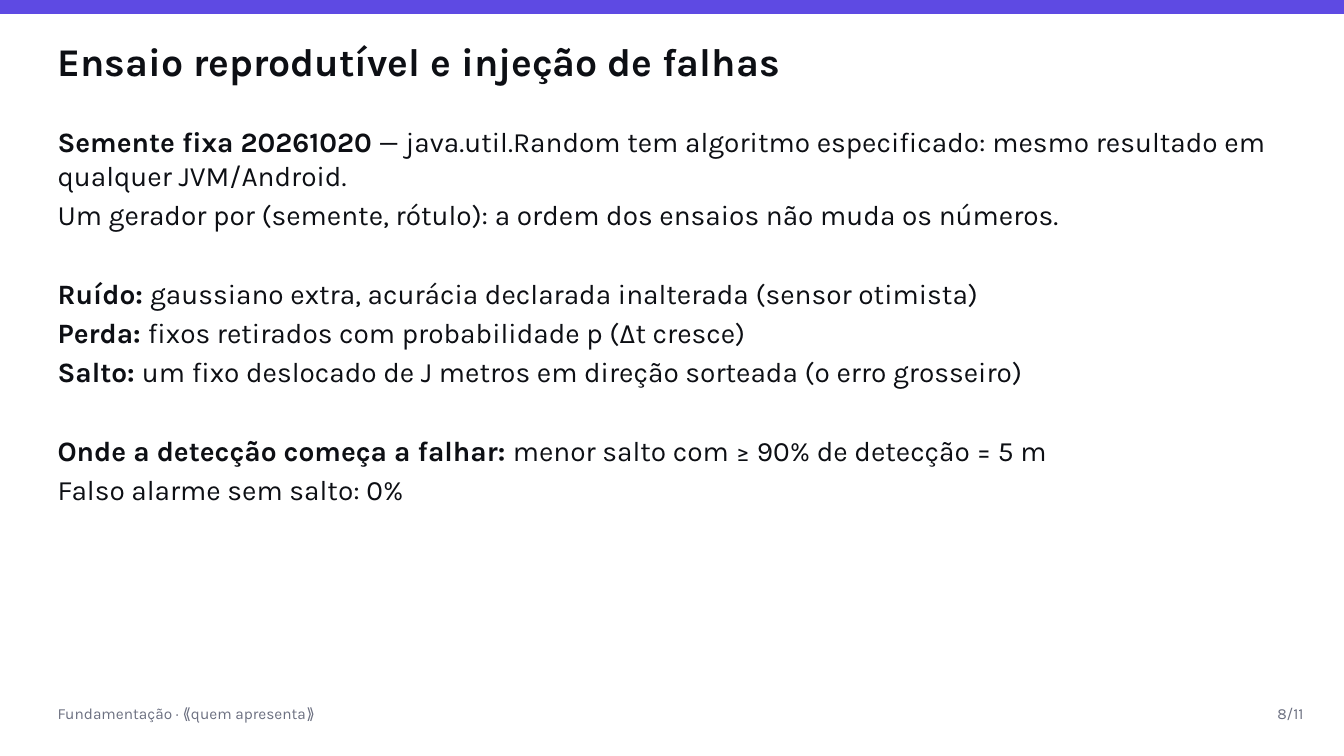
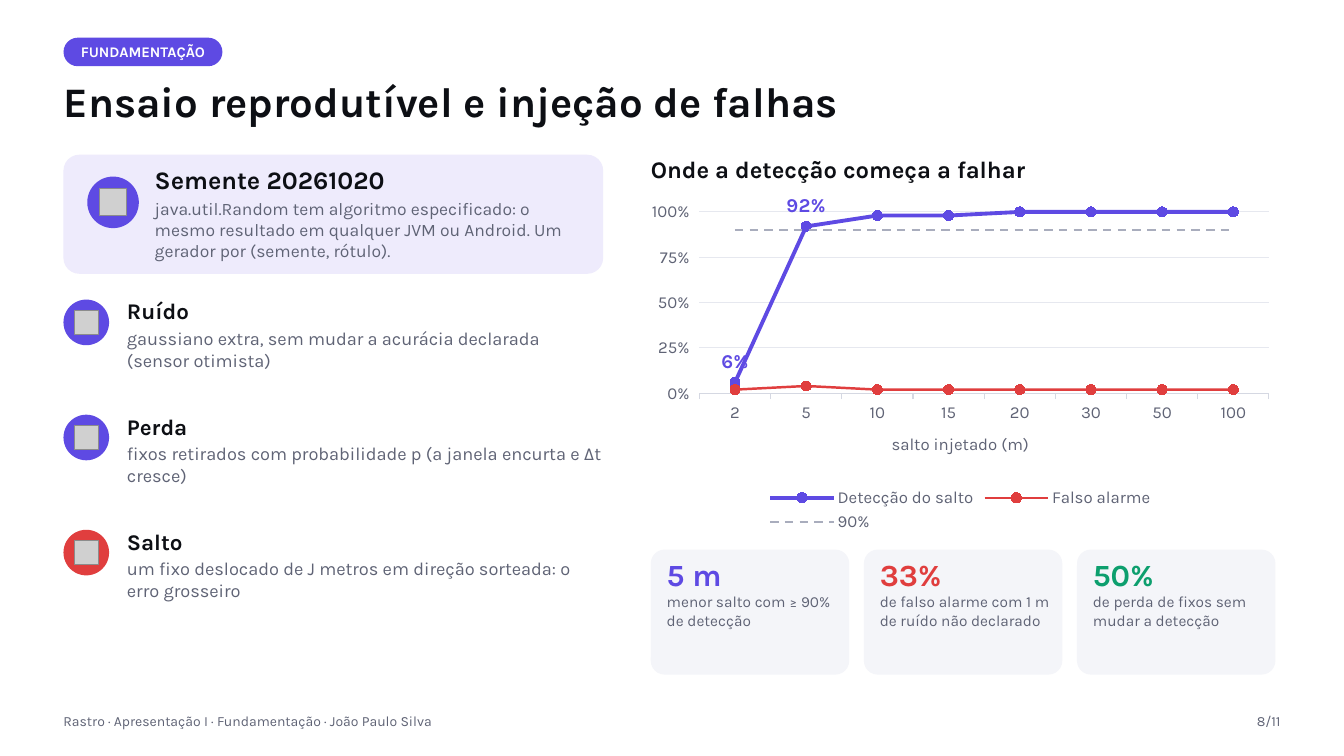
Before and after one commit to AlphaFNTZ/rastro, a slide deck: slide 8 of docs/presentations/apresentacao_I_AV1.pptx. Drawn at 1344x756 pixels with LibreOffice and Linux fonts; fonts in the diff are those of the drawing; grey boxes stand for pictures. Boxes give left, top, right and bottom in pixels: in the first picture for what was removed or moved away, otherwise in the second. Text is boxed around its words. In the diff, an @@ line names an element or a change of style, - is before the commit and + after.

```diff
--- a/docs/presentations/apresentacao_I_AV1.pptx
+++ b/docs/presentations/apresentacao_I_AV1.pptx
@@ rectangle removed at [0,0,1344,14] @@
@@ rounded rectangle added at [64,37,223,66], fill #5E4AE3 @@
@@ text added at [81,44,205,60], 10.5 pt, text #FFFFFF, bold @@
+FUNDAMENTAÇÃO
@@ text "Ensaio reprodutível e injeção de ...": place and size @@
-text "Ensaio reprodutível e injeção de ..." at [58,45,780,86]
+text "Ensaio reprodutível e injeção de ..." at [63,84,838,128]
@@ text "Ensaio reprodutível e injeção de ..." at [63,84,838,128]: size 28 to 30 pt; less space between paragraphs @@
@@ text removed at [58,132,1265,501] @@
-Semente fixa 20261020 — java.util.Random tem algoritmo especificado: mesmo resultado em qualquer JVM/Android.
-Um gerador por (semente, rótulo): a ordem dos ensaios não muda os números.
-Ruído: gaussiano extra, acurácia declarada inalterada (sensor otimista)
-Perda: fixos retirados com probabilidade p (Δt cresce)
-Salto: um fixo deslocado de J metros em direção sorteada (o erro grosseiro)
-Onde a detecção começa a falhar: menor salto com ≥ 90% de detecção = 5 m
-Falso alarme sem salto: 0%
@@ rounded rectangle added at [64,155,603,274], fill #EEEBFC @@
@@ ellipse added at [88,176,139,228], fill #5E4AE3 @@
@@ text added at [155,172,562,261], 12.5 pt, text #5F6375 @@
+Semente 20261020
+java.util.Random tem algoritmo especificado: o mesmo resultado em qualquer JVM ou Android. Um gerador por (semente, rótulo).
@@ text added at [651,161,1025,183], 17 pt, text #0D0F14, bold @@
+Onde a detecção começa a falhar
@@ picture added at [100,189,127,216] @@
@@ line chart added at [639,195,1282,536] @@
+categories: 2, 5, 10, 15, 20, 30, 50, 100
+Detecção do salto: 6, 92, 98, 98, 100, 100, 100, 100
+Falso alarme: 2, 4, 2, 2, 2, 2, 2, 2
+90%: 90, 90, 90, 90, 90, 90, 90, 90
@@ ellipse added at [64,299,109,345], fill #5E4AE3 @@
@@ picture added at [75,311,99,335] @@
@@ text added at [127,301,540,369], 13 pt, text #5F6375 @@
+Ruído
+gaussiano extra, sem mudar a acurácia declarada (sensor otimista)
@@ ellipse added at [64,414,109,460], fill #5E4AE3 @@
@@ text added at [127,419,601,484], 13 pt, text #5F6375 @@
+Perda
+fixos retirados com probabilidade p (a janela encurta e Δt cresce)
@@ picture added at [75,425,99,450] @@
@@ ellipse added at [64,530,109,576], fill #E03E3E @@
@@ picture added at [75,540,99,565] @@
@@ text added at [127,562,570,602], 13 pt, text #5F6375 @@
+Salto
+um fixo deslocado de J metros em direção sorteada: o erro grosseiro
@@ rounded rectangle added at [651,549,850,675], fill #F4F5F9 @@
@@ text added at [667,566,830,629], 11 pt, text #5F6375 @@
+5 m
+menor salto com ≥ 90% de detecção
@@ rounded rectangle added at [864,549,1063,675], fill #F4F5F9 @@
@@ text added at [880,565,1049,626], 11 pt, text #5F6375 @@
+33%
+de falso alarme com 1 m de ruído não declarado
@@ rounded rectangle added at [1078,549,1276,675], fill #F4F5F9 @@
@@ text added at [1093,565,1246,629], 11 pt, text #5F6375 @@
+50%
+de perda de fixos sem mudar a detecção
@@ text removed at [58,708,306,723] @@
-Fundamentação · ⟪quem apresenta⟫
@@ text added at [63,716,432,730], 10 pt, text #5F6375 @@
+Rastro · Apresentação I · Fundamentação · João Paulo Silva
@@ text "8/11": place and size @@
-text "8/11" at [1277,708,1303,720]
+text "8/11" at [1257,716,1281,727]
@@ text "8/11" at [1257,716,1281,727]: size 11 to 10 pt, text colour #6B6F80 to #5F6375; less space between paragraphs @@
```
Also in this commit, not shown: 10 other slides changed, 38 other files.
